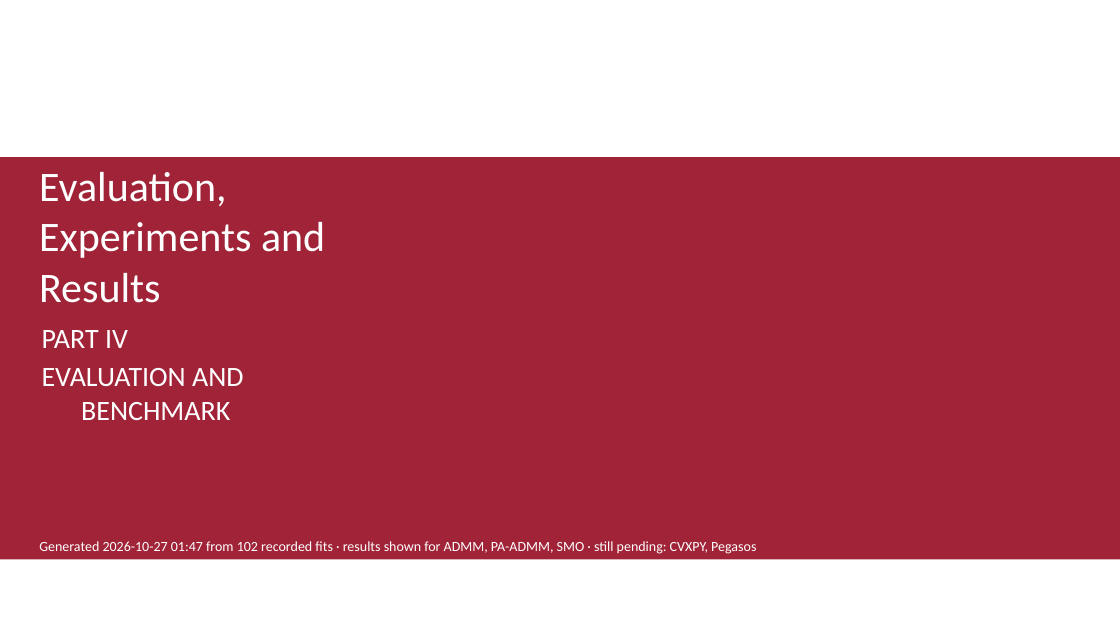
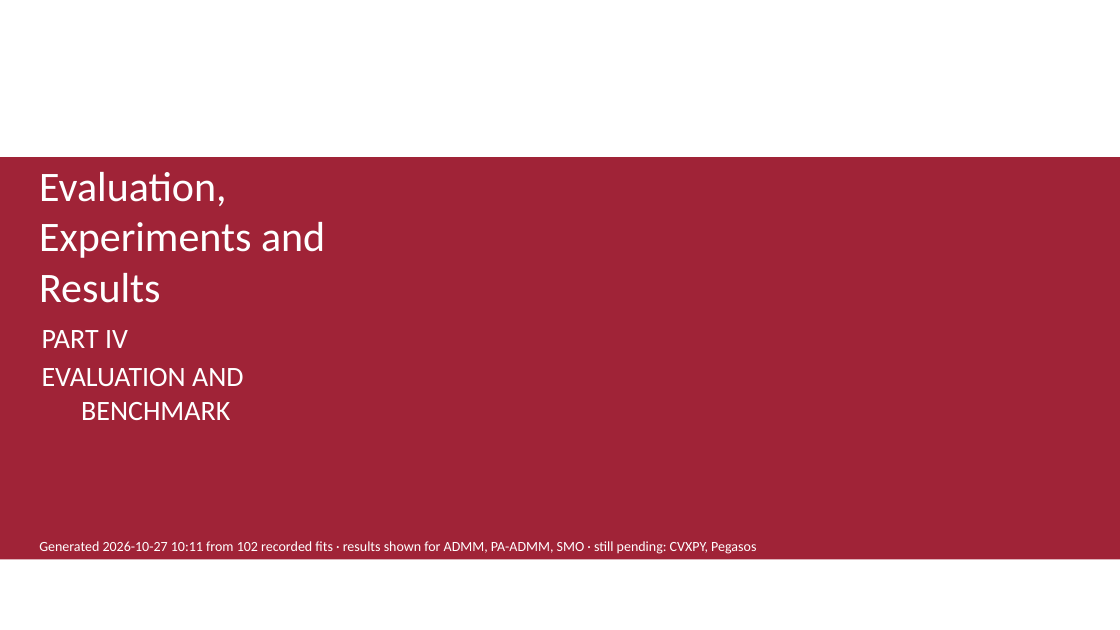
Before and after one commit to xiaoxiaoxiaotao/PolyU-COMP6704-Group4, a slide deck: slide 20 of slides/COMP6704_Group4_PART_IV.pptx. Drawn at 1120x630 pixels with LibreOffice and Linux fonts; fonts in the diff are those of the drawing; background and template pictures are left out. Boxes give left, top, right and bottom in pixels: in the first picture for what was removed or moved away, otherwise in the second. Text is boxed around its words. In the diff, an @@ line names an element or a change of style, - is before the commit and + after.

Commit message:
results: publish the complete three-solver main ladder and final PART IV slides
main_full finished with 45/45 fits (SMO, ADMM, PA-ADMM), correctness was rerun
under the aligned adaptive-rho configuration so all three solvers now certify on
the same 7,000-row QP (spread 7.7e-5), and the tables, report figures, deck and
generated summary are rebuilt from that state.

Per the protocol decision, SMO keeps its default 100,000-update cap: it exhausts
the cap in 15/15 full-data fits ~1.6% above the group-best objective, which the
slides and EXPERIMENTS.md report as a scalability limit rather than a timeout.

```diff
--- a/slides/COMP6704_Group4_PART_IV.pptx
+++ b/slides/COMP6704_Group4_PART_IV.pptx
@@ text at (39, 541, 756, 554): text changed @@
-Generated 2026-10-27 01:47 from 102 recorded fits · results shown for ADMM, PA-ADMM, SMO · still pending: CVXPY, Pegasos
+Generated 2026-10-27 10:11 from 102 recorded fits · results shown for ADMM, PA-ADMM, SMO · still pending: CVXPY, Pegasos
```
Also in this commit, not shown: 1 other slide changed, 3 other files.
